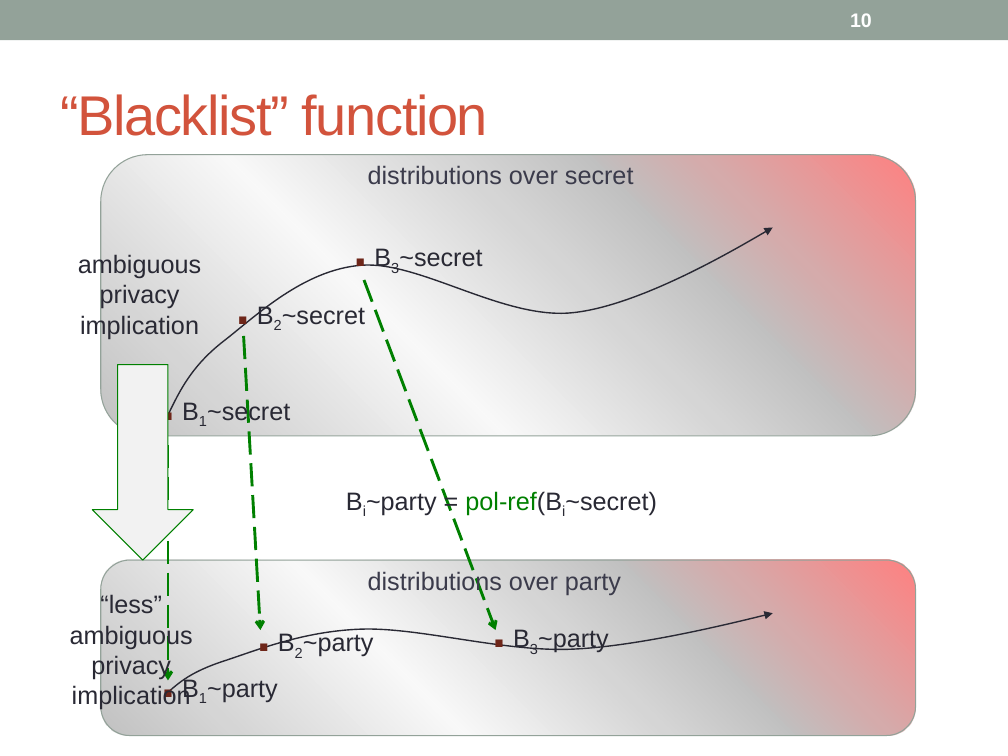
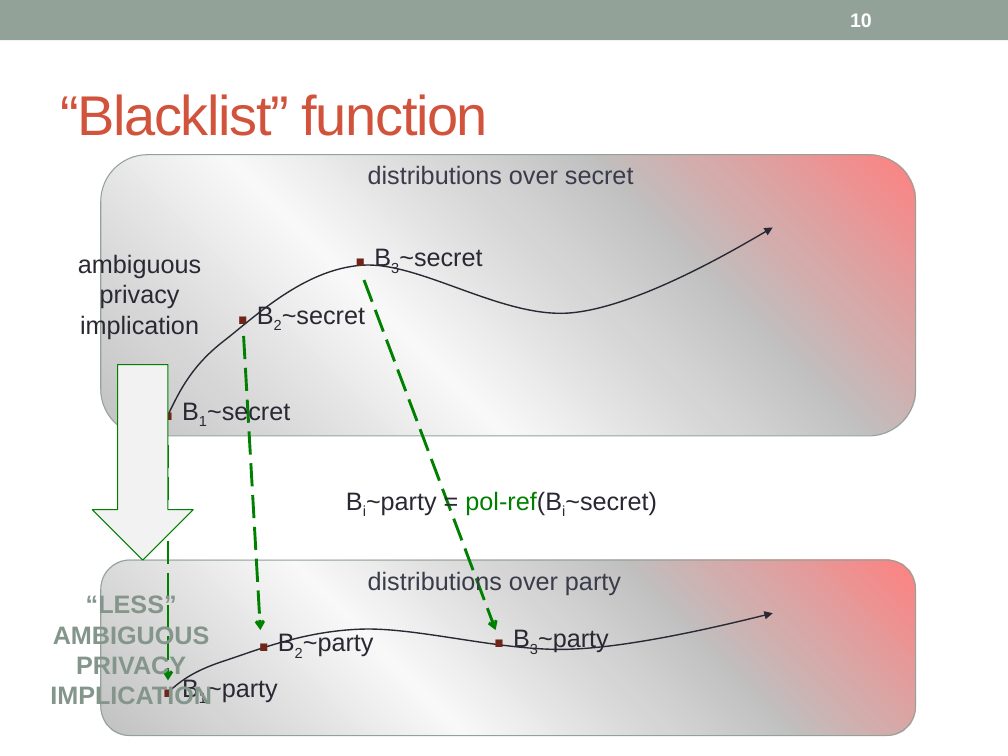
Before and after one commit to piotrm0/ppw12, a slide deck: slide 10 of pres/ppw12-pres.pptx. Drawn at 1008x756 pixels with LibreOffice and Linux fonts; fonts in the diff are those of the drawing. Boxes give left, top, right and bottom in pixels: in the first picture for what was removed or moved away, otherwise in the second. Text is boxed around its words. In the diff, an @@ line names an element or a change of style, - is before the commit and + after.

Commit message:
nit

```diff
--- a/pres/ppw12-pres.pptx
+++ b/pres/ppw12-pres.pptx
@@ text at (50, 593, 212, 710): text changed; text colour #292934 to gradient #9EABA3 to #85968C to #78887E to #6C7971 to #6A776F; bold on @@
-“less”
-ambiguous
-privacy
-implication
+“LESS”
+AMBIGUOUS
+PRIVACY
+IMPLICATION
```
